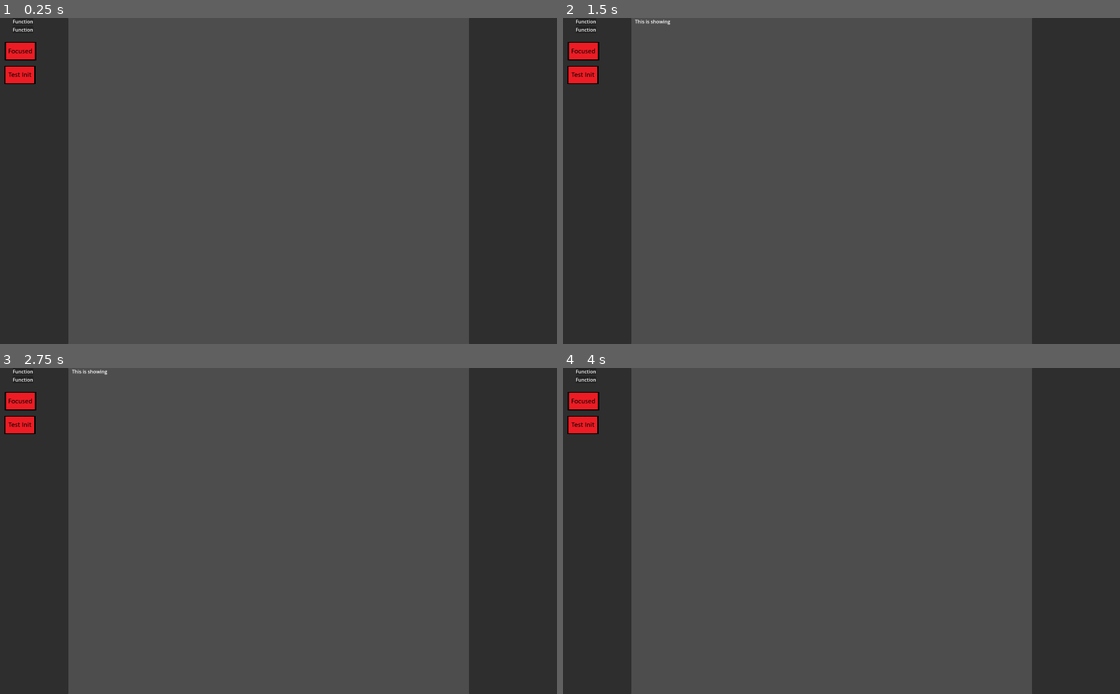
Above: before the commit, frames 1-4 (two rows, left to right).
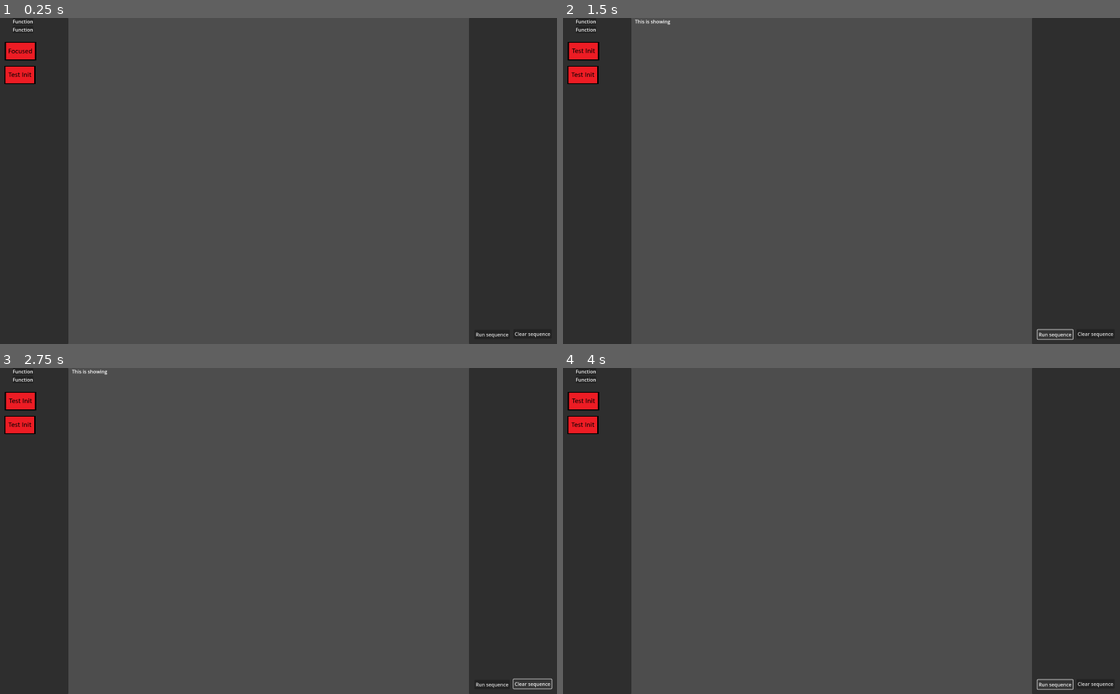
Above: after the commit, the same moments.

Repository: HumaidEbrahim/Arcademia
Game: Godot game, scene res://ui/blocks/scenes/main_ui.tscn
Two runs of this game, one before a commit and one after it. Both use one fixed random seed, a clock stepped at 60 frames per second and the inputs below. The project has no main scene, so this scene is started directly.
Inputs (mouse positions are in pixels of both pictures, inside the frame that each line leads up to):
- Up to frame 1 (0.25 s): no input
- Up to frame 2 (1.5 s): click (585, 50) at 0.5 s; click (1053, 334) at 1.25 s, where only the run after the commit has a clickable "Run sequence"
- Up to frame 3 (2.75 s): click (534, 684) at 2 s, where only the run after the commit has a clickable "Clear sequence"
- Up to frame 4 (4 s): click (585, 400) at 2.75 s; click (1053, 684) at 3.5 s, where only the run after the commit has a clickable "Run sequence"

The runs differ from the first frame. In frame 1, less than 0.1% of the frame differs, in the area x 85-99%, y 96-98%; in frame 2, 0.2%; in frame 3, 0.2%, in the area x 1-100%, y 9-99%; in frame 4, 0.2%.

Commit message:
Adjusted user BTN A functionality
- Added differentiation when button is pressed in Function panel vs ScriptPanel
- Added block duplication to move code block to scriptPanel

- Added run button and clear sequence buttons
- Created populateActionsArray() function
- Sequence que now executes when runFunction is clicked.
- SequenceQue now clears when clear function is clicked

Diff:
--- a/ui/blocks/scenes/main_ui.tscn
+++ b/ui/blocks/scenes/main_ui.tscn
@@ -99,4 +99,27 @@
 [node name="VBoxContainer" type="VBoxContainer" parent="HBoxContainer/ScriptPanel"]
 layout_mode = 2
 
+[node name="RunClear" type="Control" parent="HBoxContainer/ScriptPanel"]
+layout_mode = 2
+
+[node name="Run" type="Button" parent="HBoxContainer/ScriptPanel/RunClear"]
+z_index = 1
+layout_mode = 0
+offset_left = 18.0
+offset_top = 1033.0
+offset_right = 135.0
+offset_bottom = 1064.0
+text = "Run sequence"
+
+[node name="Clear" type="Button" parent="HBoxContainer/ScriptPanel/RunClear"]
+z_index = 1
+layout_mode = 0
+offset_left = 147.0
+offset_top = 1031.0
+offset_right = 273.0
+offset_bottom = 1062.0
+text = "Clear sequence"
+
 [connection signal="pressed" from="HBoxContainer/FunctionPanel/VBoxContainer/do_something/doSomethingBtn" to="." method="_on_do_something_btn_pressed"]
+[connection signal="pressed" from="HBoxContainer/ScriptPanel/RunClear/Run" to="." method="_on_run_pressed"]
+[connection signal="pressed" from="HBoxContainer/ScriptPanel/RunClear/Clear" to="." method="_on_clear_pressed"]
--- a/ui/blocks/scripts/main_ui.gd
+++ b/ui/blocks/scripts/main_ui.gd
@@ -17,7 +17,29 @@
 	#listen to when A button is pressed
 	if Input.is_action_just_pressed("btn_1"):
 		var focusedItem = get_viewport().gui_get_focus_owner()
-		focusedItem.emit_signal("pressed")
+		var functionsPanel = $HBoxContainer/FunctionPanel/VBoxContainer;
+		var scriptQuePanel = $HBoxContainer/ScriptPanel/VBoxContainer
+		var runClearBtns = $HBoxContainer/ScriptPanel/RunClear
+
+		if ( focusedItem and functionsPanel.is_ancestor_of(focusedItem) ):
+			#add to script panel
+			var copy = focusedItem.duplicate()
+			scriptQuePanel.add_child(copy)
+
+		elif ( focusedItem and scriptQuePanel.is_ancestor_of(focusedItem) ):
+			pass
+
+		elif (focusedItem and runClearBtns.is_ancestor_of(focusedItem) ):
+
+			#associate buttons
+			var runBtn = runClearBtns.get_child(0)
+			var clearBtn = runClearBtns.get_child(1)
+
+			#Trigger runBtn or ClearBtn
+			if (focusedItem == runBtn ):
+				runBtn.emit_signal("pressed")
+			elif (focusedItem == clearBtn):
+				clearBtn.emit_signal("pressed")
 
 	#listen to when S button is pressed
 	if Input.is_action_just_pressed("btn_2"):
@@ -31,20 +53,34 @@
 	if Input.is_action_just_pressed("btn_4"):
 		pass
 
+func _on_run_pressed() -> void:
+	populateActionsArray()
 
-func _on_do_something_btn_pressed() -> void:
-	#Add to execute que
-	toggleShow($HBoxContainer/GameArea/SubViewportContainer/justAPopup)
+	for action in executeQue:
+		action.emit_signal("pressed")
 
+func _on_clear_pressed() -> void:
+	var scriptQuePanel = $HBoxContainer/ScriptPanel/VBoxContainer
 
-func executeActions() -> void:
-	#Loop execute que and do something
-	for action in executeQue:
-		print("add code to check what and blah blah")
+	for child in scriptQuePanel.get_children():
+		scriptQuePanel.remove_child(child)
 
+	executeQue.clear()
 
+#Add children of ScriptPanel container to execution array
+func populateActionsArray() -> void:
+	var scriptQuePanel = $HBoxContainer/ScriptPanel/VBoxContainer
+
+	for child in scriptQuePanel.get_children():
+		executeQue.append(child)
+
+#Toggles visibility of an object
 func toggleShow(itemToToggle: Object) -> void:
 	if (itemToToggle.visible == false):
 		itemToToggle.show()
 	elif (itemToToggle.visible == true):
 		itemToToggle.hide()
+
+func _on_do_something_btn_pressed() -> void:
+	#Add to execute que
+	toggleShow($HBoxContainer/GameArea/SubViewportContainer/justAPopup)
